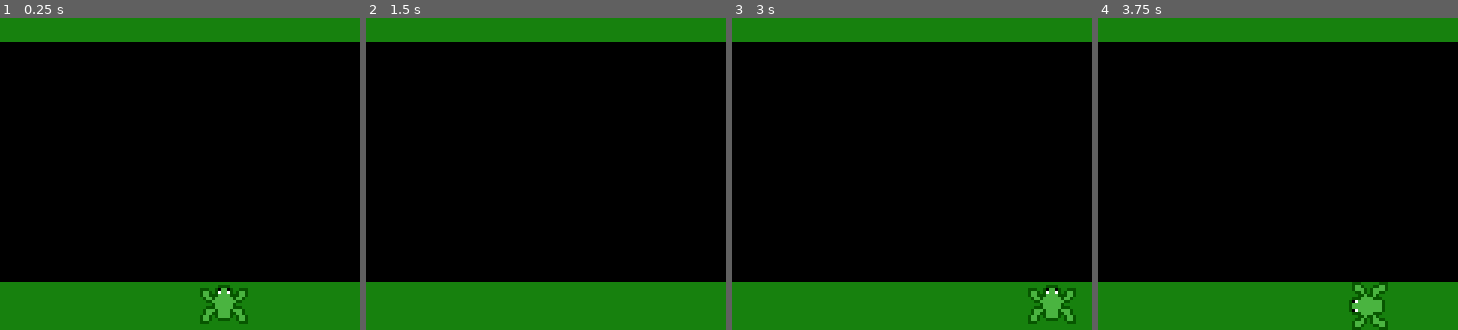
Above: before the commit, frames 1-4 (left to right).
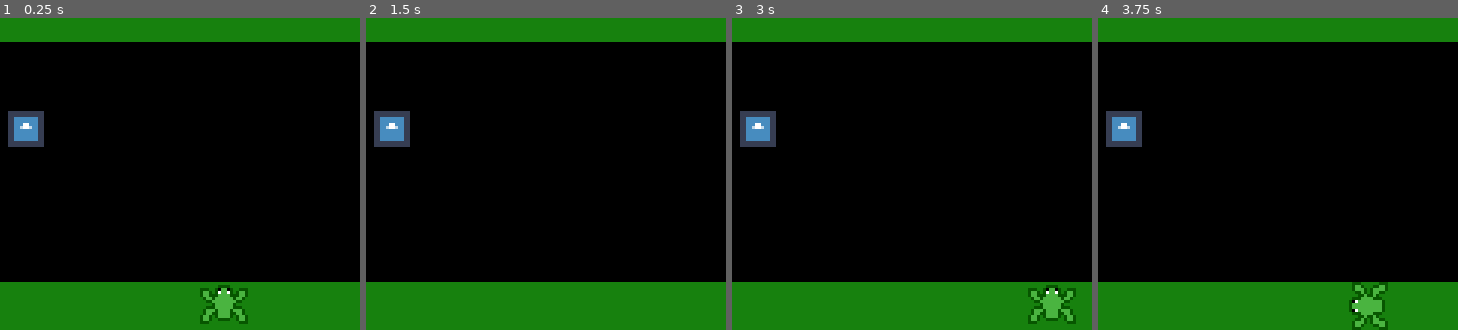
Above: after the commit, the same moments.

Repository: BreannaBre/game3-frogger
Game: Godot game, scene res://Scenes/main.tscn
Two runs of this game, one before a commit and one after it. Both use one fixed random seed, a clock stepped at 60 frames per second and the inputs below. The engine's default icon, where the game draws it, is replaced by a stand-in: a white triangle on a blue panel in a dark square.
Inputs:
- Up to frame 1 (0.25 s): no input
- Up to frame 2 (1.5 s): tap Enter at 0.5 s; hold Right (ui_right) 0.53-1.28 s; tap Space at 1.25 s; hold Down (ui_down) from 1.28 s (still down)
- Up to frame 3 (3 s): tap Enter at 2 s; release Down (ui_down) at 2.03 s; hold Right (ui_right) 2.03-2.78 s; tap Space at 2.75 s; hold Up (ui_up) from 2.78 s (still down)
- Up to frame 4 (3.75 s): tap Enter at 3.5 s; release Up (ui_up) at 3.53 s; hold Left (ui_left) from 3.53 s (still down)
The pictures show only the part of the screen within x 19-69%, y 50-100%; the shares and areas given below are measured in that part.

The runs differ from the first frame. In frame 1, 1.2% of the frame differs, in the area x 2-13%, y 29-42%; in frame 2, 1.2%; in frame 3, 1.2%; in frame 4, 1.2%.

Commit message:
starting of car object that frog *dies* to

Diff:
--- a/Scenes/Entities/Frog.tscn
+++ b/Scenes/Entities/Frog.tscn
@@ -124,10 +124,20 @@
 "speed": 20.0
 }]
 
+[sub_resource type="RectangleShape2D" id="RectangleShape2D_eyga2"]
+
 [node name="Frog" type="CharacterBody2D"]
+collision_mask = 2
 motion_mode = 1
 script = ExtResource("1_f0apl")
 
 [node name="AnimatedSprite2D" type="AnimatedSprite2D" parent="."]
 sprite_frames = SubResource("SpriteFrames_5mb4n")
 animation = &"Water_death"
+
+[node name="Area2D" type="Area2D" parent="."]
+collision_mask = 2
+
+[node name="CollisionShape2D" type="CollisionShape2D" parent="Area2D"]
+scale = Vector2(0.7, 0.7)
+shape = SubResource("RectangleShape2D_eyga2")
--- /dev/null
+++ b/Scenes/Entities/car.tscn
@@ -0,0 +1,17 @@
+[gd_scene load_steps=3 format=3 uid="uid://cpbk2o2nh0nqi"]
+
+[ext_resource type="Texture2D" uid="uid://ojrfo6skqpp5" path="res://icon.svg" id="2_i43e1"]
+
+[sub_resource type="RectangleShape2D" id="RectangleShape2D_akt26"]
+
+[node name="Car" type="Area2D"]
+collision_layer = 2
+collision_mask = 0
+
+[node name="Sprite2D" type="Sprite2D" parent="."]
+scale = Vector2(0.5, 0.5)
+texture = ExtResource("2_i43e1")
+
+[node name="CollisionShape2D" type="CollisionShape2D" parent="."]
+scale = Vector2(3, 3)
+shape = SubResource("RectangleShape2D_akt26")
--- a/Scenes/main.tscn
+++ b/Scenes/main.tscn
@@ -1,8 +1,9 @@
-[gd_scene load_steps=6 format=4 uid="uid://2y530ee55cth"]
+[gd_scene load_steps=7 format=4 uid="uid://2y530ee55cth"]
 
 [ext_resource type="Script" uid="uid://cemg77ks6empf" path="res://Scenes/main.gd" id="1_8gbba"]
 [ext_resource type="Texture2D" uid="uid://cmdpo3qm83qkx" path="res://Sprites/PlaceholderTilemap.png" id="1_jjgbg"]
 [ext_resource type="PackedScene" uid="uid://7b06ytg06sap" path="res://Scenes/Entities/Frog.tscn" id="2_bo1nx"]
+[ext_resource type="PackedScene" uid="uid://cpbk2o2nh0nqi" path="res://Scenes/Entities/car.tscn" id="4_jjvhh"]
 
 [sub_resource type="TileSetAtlasSource" id="TileSetAtlasSource_bo1nx"]
 texture = ExtResource("1_jjgbg")
@@ -26,3 +27,7 @@
 
 [node name="Frog" parent="." instance=ExtResource("2_bo1nx")]
 position = Vector2(120, 200)
+
+[node name="Car" parent="." instance=ExtResource("4_jjvhh")]
+position = Vector2(54.000008, 140.99997)
+scale = Vector2(0.2, 0.2)
--- a/Scripts/frog.gd
+++ b/Scripts/frog.gd
@@ -1,6 +1,7 @@
 extends CharacterBody2D
 
 @onready var animatedsprite = $AnimatedSprite2D
+@onready var area2d = $Area2D
 
 signal landed(landed_position: Vector2)
 
@@ -12,8 +13,11 @@
 var allowed_to_move = true
 
 func _ready() -> void:
+# This allows the frog to be moved to a new spawn point
+# without recoding it
 	respawn_point = $".".global_position
 	print($".".global_position)
+	area2d.area_entered.connect(_on_area_entered)
 # used this video for grid-based movement reference:
 # https://youtu.be/8tDcJEbQnW0?si=0sO_DBvVuNA97iRi
 func _physics_process(_delta: float) -> void:
@@ -37,6 +41,10 @@
 			move()
 		move_and_slide()
 
+func _on_area_entered(area) -> void:
+	if area.name == "Car":
+		respawn()
+
 func move():
 	if input_dir:
 		if moving == false:
@@ -54,14 +62,18 @@
 func change_to_idle() -> void:
 	animatedsprite.animation = "Idle"
 
+# signal frog has landed for parent node
 func emit_land() -> void:
 	landed.emit(global_position)
 
+# Based on input, flip the frog sprite so it is facing the correct direction
 func set_frog_alignment(flip_h, flip_v, rotate_anount) -> void:
 		animatedsprite.flip_h = flip_h
 		animatedsprite.flip_v = flip_v
 		animatedsprite.rotation_degrees = rotate_anount
 
+# play death animation for frog in water
+# player cannot move during animation
 func water_death() -> void:
 	allowed_to_move = false
 	animatedsprite.play("Water_death")
@@ -70,7 +82,9 @@
 	animatedsprite.play("Idle")
 	allowed_to_move = true
 
+# move frog back to spawn point
 func respawn() -> void:
 	self.hide()
 	self.global_position = respawn_point
+	set_frog_alignment(false, false, 0)
 	self.show()
--- a/project.godot
+++ b/project.godot
@@ -21,3 +21,8 @@
 window/size/viewport_height=208
 window/stretch/mode="viewport"
 window/stretch/scale_mode="integer"
+
+[layer_names]
+
+2d_physics/layer_1="Frog Layer"
+2d_physics/layer_2="Car Layer"
Not shown: 1 places in Scenes/Entities/Frog.tscn that only renumber resources
